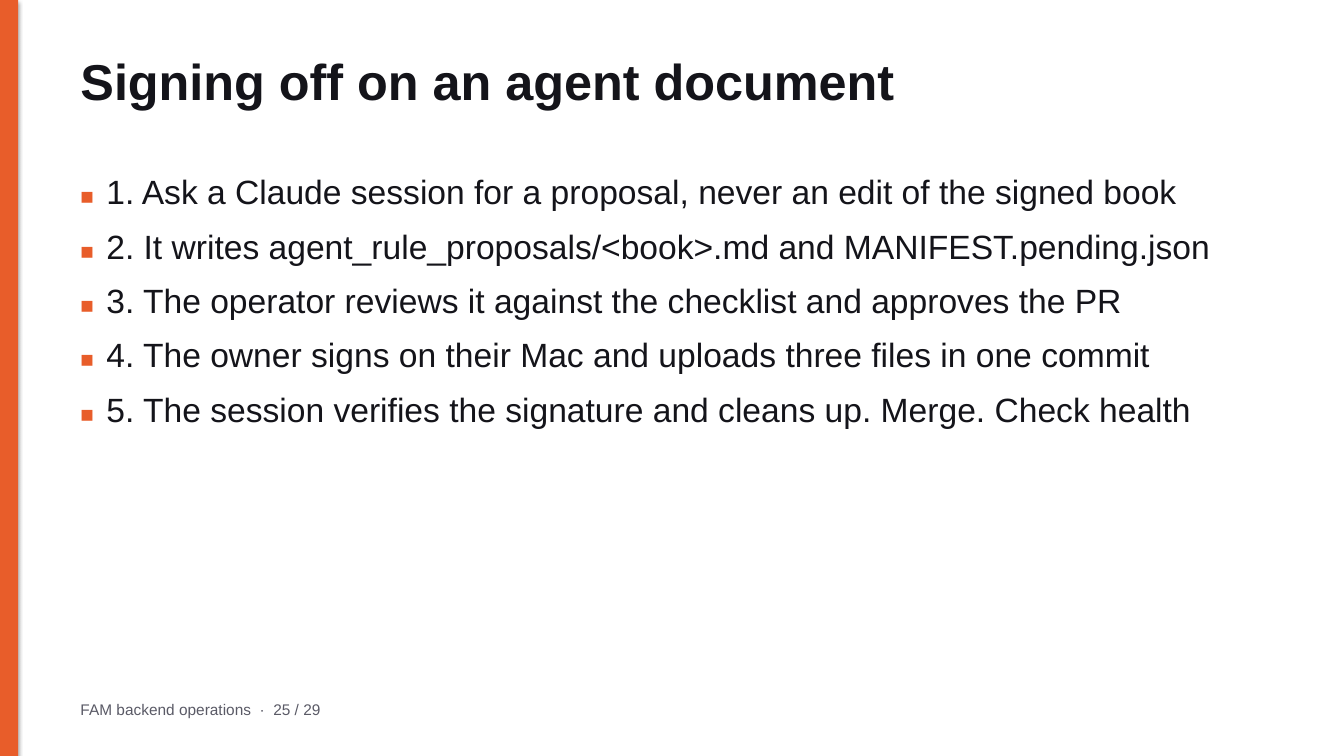
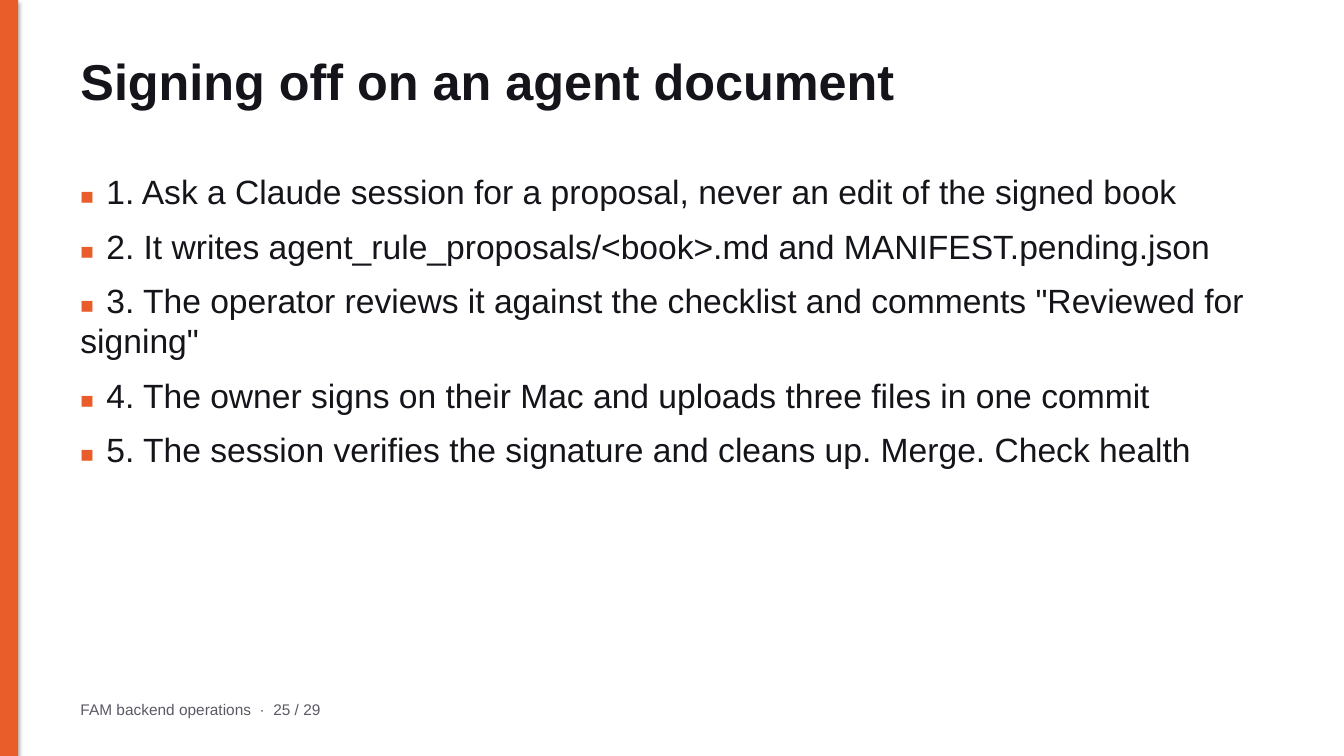
Before and after one commit to tjweingart-byte/FAM, a slide deck: slide 25 of docs/operations/FAM_Backend_Operations.pptx. Drawn at 1344x756 pixels with LibreOffice and Linux fonts; fonts in the diff are those of the drawing. Boxes give left, top, right and bottom in pixels: in the first picture for what was removed or moved away, otherwise in the second. Text is boxed around its words. In the diff, an @@ line names an element or a change of style, - is before the commit and + after.

```diff
--- a/docs/operations/FAM_Backend_Operations.pptx
+++ b/docs/operations/FAM_Backend_Operations.pptx
@@ text at box(80, 288, 1243, 360): text changed @@
-■ 3. The operator reviews it against the checklist and approves the PR
+■ 3. The operator reviews it against the checklist and comments "Reviewed for signing"
```
Also in this commit, not shown: 5 other slides changed, 16 other files.
